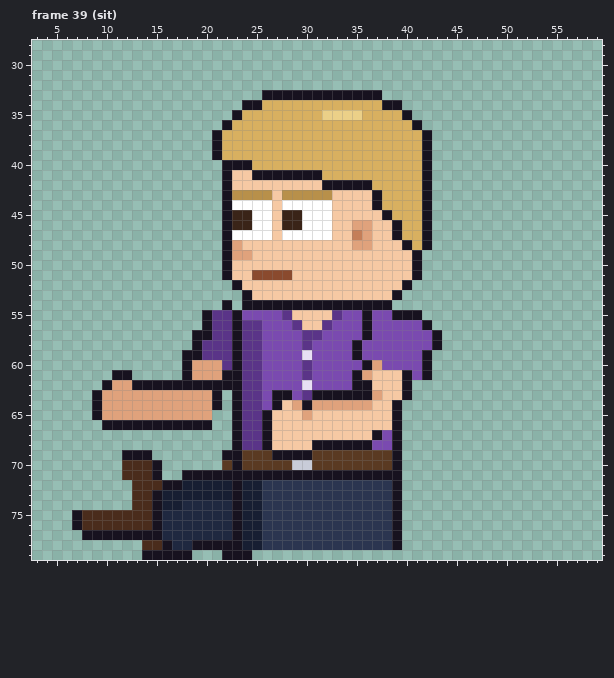
File history of a pixel-art file, sprites/expo/expo_vendp_left_anim.aseprite. The picture above is the old version.
64x80 pixels, 85 frames. Colours within 5 levels of each other are drawn and written as one. Shown: frame 39 (sit): x 3..59, y 28..79. The commit also changed other frames, which this record leaves out.
Once edited:
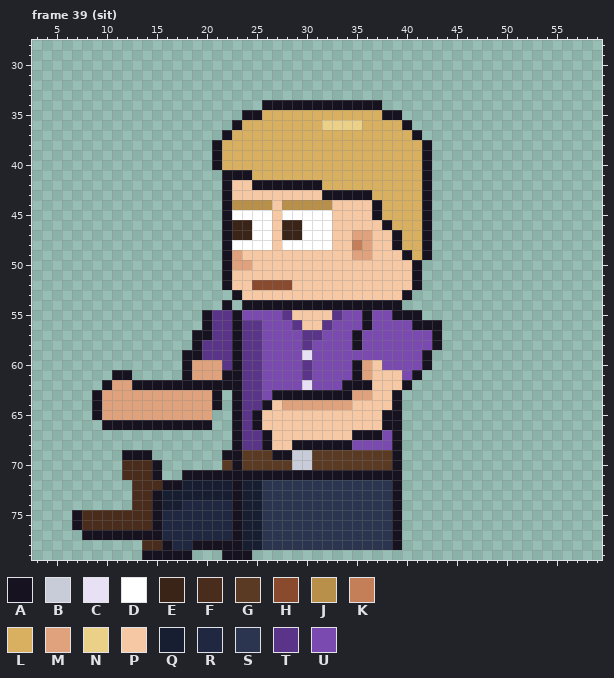
Palette (. is transparent): A #17121f  B #c8ccd8  C #e8e0f4  D #ffffff  E #3a2418  F #4a2c1c  G #5a3a22  H #8a4a2e  J #b8904a  K #c47e58  L #d8b060  M #e0a27c  N #ebd088  P #f6c9a4  Q #171e32  R #1f2840  S #2b3550  T #5a3488  U #7a4ab0
From old to new:
Changed rows in their new state; - is an unchanged pixel.
Frame 39 (sit):
first column x 21:
33 -----............------
34 ---..AAAAAAAAAAAA..----
35 --.AA------LLLL--AA.---
36 -.A--------NNNN----A.--
37 .A------------------A.-
40 ALLL-------------------
41 --AALLLLLLL------------
42 ----AAAAAAALLLLL-------
43 --PPPP-PPPPAAAAAL------
44 --JJJJ-JJJJJ-----------
45 --DD---DD-------AL-----
46 --------------PP-AL----
47 --EE---EE-----M--------
48 --DDDD-DDDDD--K---AL---
49 ---P----------MM---ALA-
50 --MM-------------------
51 ----PPPP---------------
52 -AP-HHHH-----------PA--
53 --AP--------------PA---
54 ------------------A----
56 --------------------A-A
57 --------------AU-------
59 --------------U--------
60 --------------AMP------
61 -------------------UA.-
62 -------------A---------
63 --------AA----MMP-A.---
64 -----APM-M----PP-------
65 ----AP---P-------A-----
66 ----AP-----------A-----
67 --------------AA-------
68 --------AA----UU-------
69 --------BB-------------
